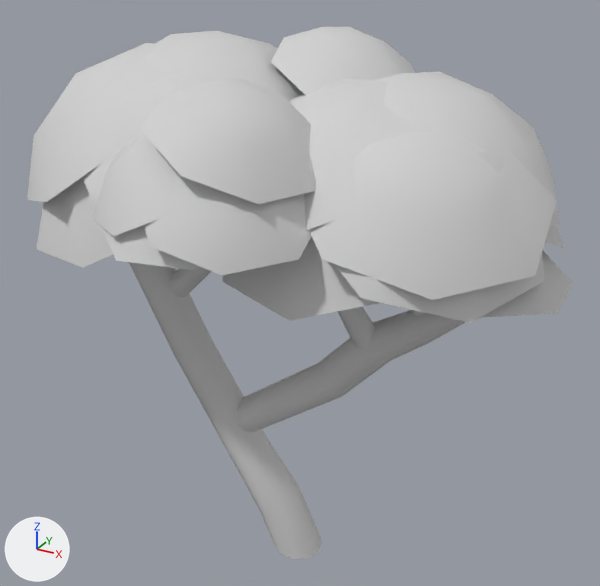
The glTF model assets/free/quaternius/ultimatemodularruins/tree-2.glb: old version first, new version second.
Camera for both pictures: a 50 mm camera at (1.87, -3.33, 3.29) aimed at (-0.04, 0.15, 1.55). Lighting does not change. The marker at lower left points along +X, +Y and +Z. The picture after the commit comes second. Where no turn or scale is listed for an object, it has been applied to the vertices.

Names of what the first picture shows: 'Tree_2_Cylinder.007'.
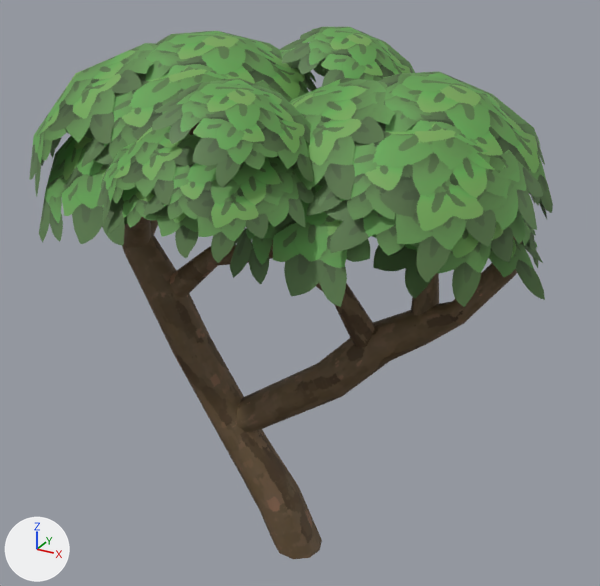
Boxes (x1, y1, x2, y2) around the edits, measured in the pictures (600 x 586 px):
```json
{"object": "Tree_2_Cylinder.007", "change": "surface changed", "before": [29, 27, 553, 559], "after": [29, 27, 553, 559], "on screen": "light grey to green"}
```

Edits to the scene script, one JSON object a line:
```json
{"op": "add", "block": "img_leaf_texture", "code": ["img_leaf_texture = load_image('Leaf_Texture', '_unpacked/Leaf_Texture', 512, 512, 'sRGB')"]}
{"op": "add", "block": "img_bark_texture", "code": ["img_bark_texture = load_image('Bark_Texture', '_unpacked/Bark_Texture', 768, 768, 'sRGB')"]}
{"op": "remove", "block": "mat_bark", "code": "mat_bark.base_color = (0.64, 0.64, 0.64)  # light grey #d1d1d1"}
{"op": "add", "block": "mat_bark", "code": "mat_bark.texture = img_bark_texture"}
{"block": "mat_texture_leaves", "where": "n0 = _N.new('ShaderNodeBsdfPrincipled'); n0.name = 'Principled BSDF'"}
{"op": "remove", "block": "mat_texture_leaves", "code": "n0.inputs[0].default_value = (0.64, 0.64, 0.64, 1.0)  # 'Base Color', light grey #d1d1d1"}
{"op": "add", "block": "mat_texture_leaves", "code": "n2 = _N.new('ShaderNodeMath'); n2.name = 'Math'"}
{"op": "add", "block": "mat_texture_leaves", "code": "n2.operation = 'SUBTRACT'"}
{"op": "add", "block": "mat_texture_leaves", "code": "n2.inputs[0].default_value = 1.0  # 'Value'"}
{"op": "add", "block": "mat_texture_leaves", "code": "n3 = _N.new('ShaderNodeMath'); n3.name = 'Math.001'"}
{"op": "add", "block": "mat_texture_leaves", "code": "n3.operation = 'LESS_THAN'"}
{"op": "add", "block": "mat_texture_leaves", "code": "n4 = _N.new('ShaderNodeTexImage'); n4.name = 'Image Texture'"}
{"op": "add", "block": "mat_texture_leaves", "code": "n4.image = img_leaf_texture"}
{"op": "add", "block": "mat_texture_leaves", "code": "_L.new(n2.outputs[0], n0.inputs[4])  # 'Value' to 'Alpha'"}
{"op": "add", "block": "mat_texture_leaves", "code": "_L.new(n3.outputs[0], n2.inputs[1])  # 'Value' to 'Value'"}
{"op": "add", "block": "mat_texture_leaves", "code": "_L.new(n4.outputs[0], n0.inputs[0])  # 'Color' to 'Base Color'"}
{"op": "add", "block": "mat_texture_leaves", "code": "_L.new(n4.outputs[1], n3.inputs[0])  # 'Alpha' to 'Value'"}
```
